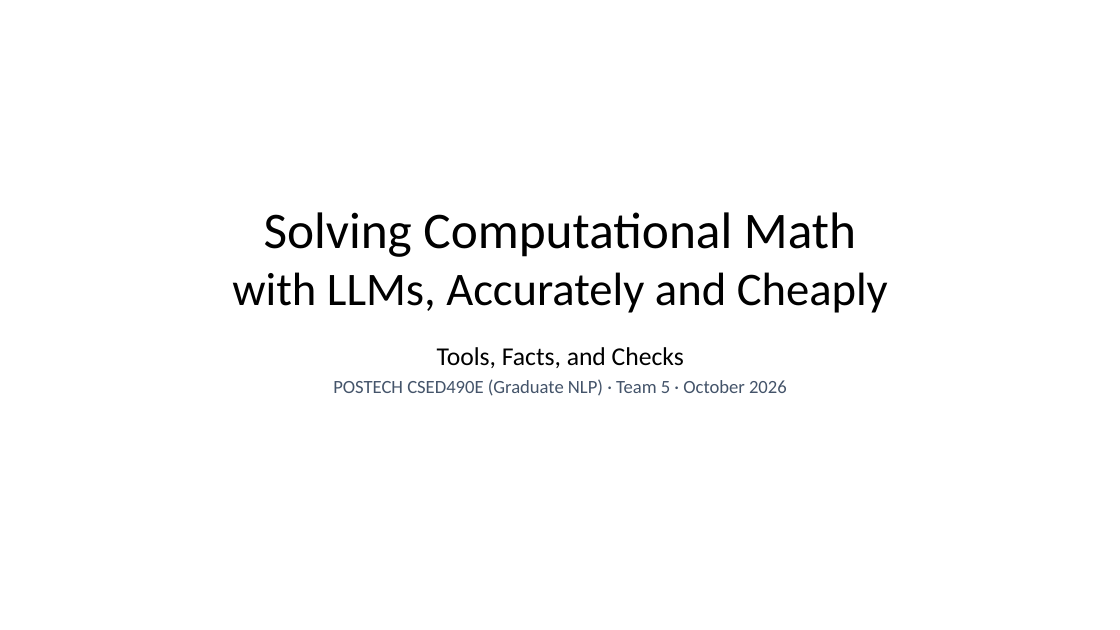
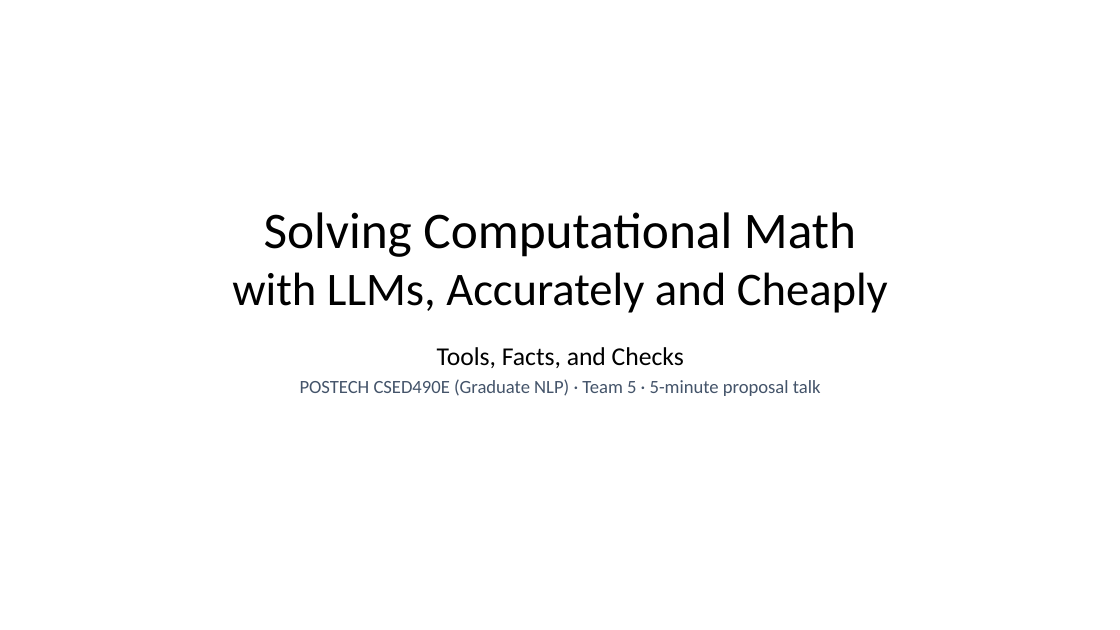
Before and after one commit to dlwns147/CSED490E_Project_Team5, a slide deck: slide 1 of PROPOSAL_slides.pptx. Drawn at 1120x630 pixels with LibreOffice and Linux fonts; fonts in the diff are those of the drawing. Boxes give left, top, right and bottom in pixels: in the first picture for what was removed or moved away, otherwise in the second. Text is boxed around its words. In the diff, an @@ line names an element or a change of style, - is before the commit and + after.

```diff
--- a/PROPOSAL_slides.pptx
+++ b/PROPOSAL_slides.pptx
@@ text at box(300, 379, 821, 396): text changed @@
-POSTECH CSED490E (Graduate NLP) · Team 5 · October 2026
+POSTECH CSED490E (Graduate NLP) · Team 5 · 5-minute proposal talk
```
Also in this commit, not shown: 3 other slides changed, 2 slides added, 10 slides removed, 6 other files.
